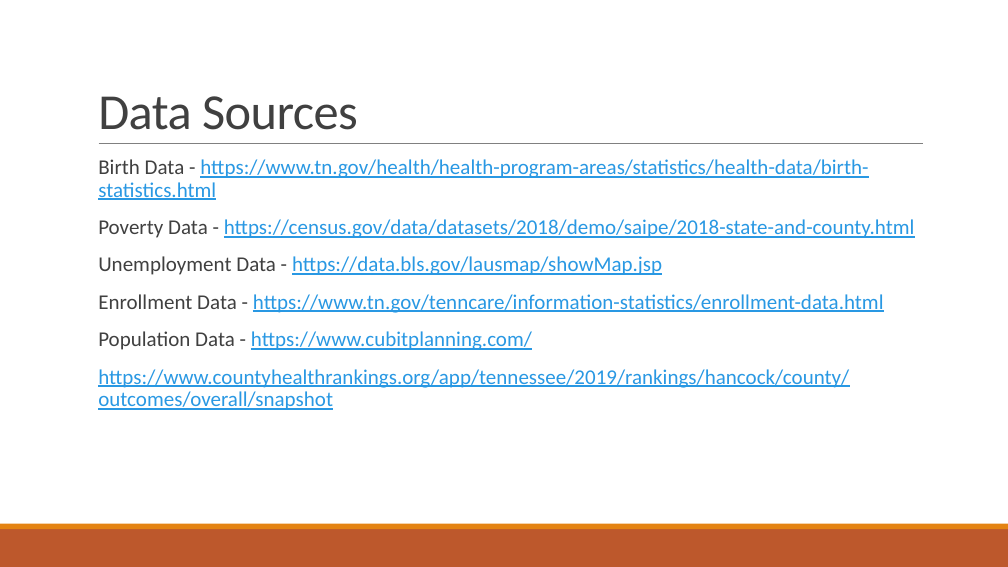
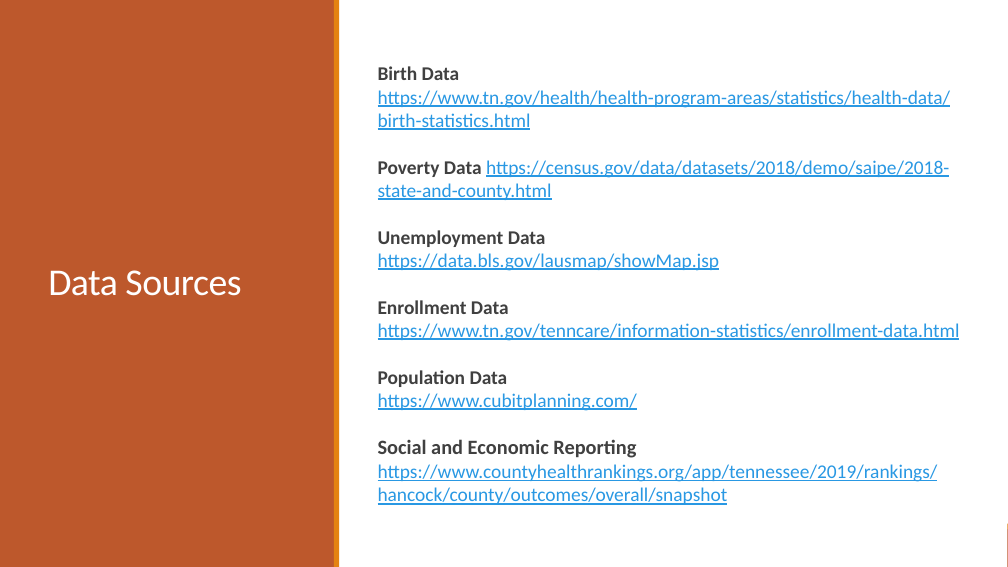
Before and after one commit to bryanclanton/TennCare-Enrollment-Analysis, a slide deck: slide 18 of Impacts to TennCare.pptx (slide 16 before the commit). Drawn at 1008x567 pixels with LibreOffice and Linux fonts; fonts in the diff are those of the drawing. Boxes give left, top, right and bottom in pixels: in the first picture for what was removed or moved away, otherwise in the second. Text is boxed around its words. In the diff, an @@ line names an element or a change of style, - is before the commit and + after.

```diff
--- a/Impacts to TennCare.pptx
+++ b/Impacts to TennCare.pptx
@@ rectangle added at [0, 0, 1008, 567], fill #FFFFFF @@
@@ rectangle added at [0, 0, 335, 567], fill #BD582C @@
@@ rectangle added at [334, 0, 340, 567], fill #E48312 @@
@@ title "Data Sources": place and size @@
-title "Data Sources" at [98, 96, 358, 130]
+title "Data Sources" at [48, 270, 241, 296]
@@ title "Data Sources" at [48, 270, 241, 296]: size 48 to 36 pt, text colour #404040 to #FFFFFF; vertical alignment bottom to middle @@
@@ text "Birth Data": place and size @@
-text "Birth Data" at [98, 159, 915, 410]
+text "Birth Data" at [378, 66, 960, 505]
@@ text "Birth Data" at [378, 66, 960, 505]: vertical alignment top to middle @@
@@ text at [378, 66, 960, 458]: text changed; size 20 to 18.5 pt @@
-  Birth Data - https://www.tn.gov/health/health-program-areas/statistics/health-data/birth-statistics.html
-  Poverty Data - https://census.gov/data/datasets/2018/demo/saipe/2018-state-and-county.html
-  Unemployment Data - https://data.bls.gov/lausmap/showMap.jsp
-  Enrollment Data - https://www.tn.gov/tenncare/information-statistics/enrollment-data.html
-  Population Data - https://www.cubitplanning.com/
+  Birth Data
+  https://www.tn.gov/health/health-program-areas/statistics/health-data/birth-statistics.html
+  Poverty Data https://census.gov/data/datasets/2018/demo/saipe/2018-state-and-county.html
+  Unemployment Data
+  https://data.bls.gov/lausmap/showMap.jsp
+  Enrollment Data
+  https://www.tn.gov/tenncare/information-statistics/enrollment-data.html
+  Population Data
+  https://www.cubitplanning.com/
+  Social and Economic Reporting
@@ line removed from (99, 144) to (923, 144) @@
@@ text at [378, 464, 938, 505]: size 20 to 18.5 pt in "https://www.countyhealthrankings.org/app/tennessee/2019/rank ..."; line spacing 0.9 to 1; less space between paragraphs @@
```
Also in this commit, not shown: 11 other slides changed, 3 slides added, 1 slide removed, 1 other file.
